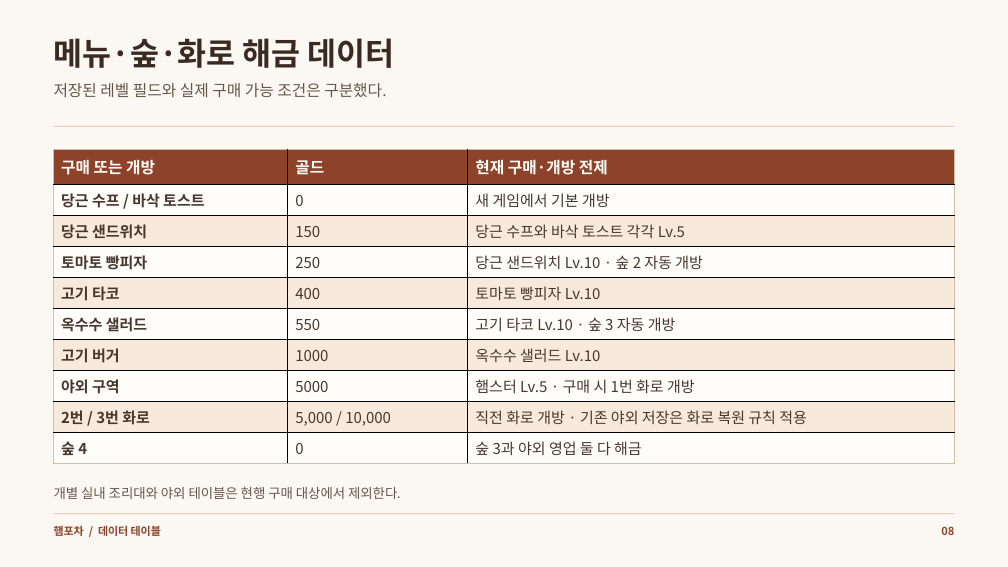
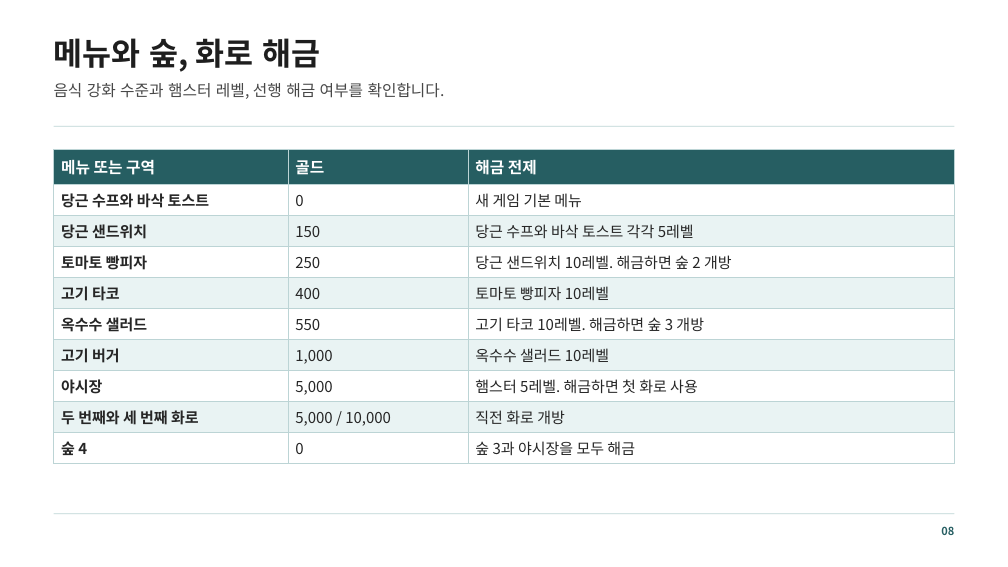
Before and after one commit to mjoon31/mjoon31, a slide deck: slide 8 of docs/assets/resources/ham-pocha/data-tables.pptx. Drawn at 1008x567 pixels with LibreOffice and Linux fonts; fonts in the diff are those of the drawing. Boxes give left, top, right and bottom in pixels: in the first picture for what was removed or moved away, otherwise in the second. Text is boxed around its words. In the diff, an @@ line names an element or a change of style, - is before the commit and + after.

```diff
--- a/docs/assets/resources/ham-pocha/data-tables.pptx
+++ b/docs/assets/resources/ham-pocha/data-tables.pptx
@@ background #FBF8F3 to #FFFFFF @@
@@ text at [54, 38, 320, 72]: text changed; text colour #3B2A22 to #1E1E1E @@
-메뉴·숲·화로 해금 데이터
+메뉴와 숲, 화로 해금
@@ text at [54, 83, 445, 99]: text changed; text colour #67574B to #484848 @@
-저장된 레벨 필드와 실제 구매 가능 조건은 구분했다.
+음식 강화 수준과 햄스터 레벨, 선행 해금 여부를 확인합니다.
@@ rectangle at [54, 126, 955, 127]: fill #D8BCA7 to #BCD4D5 @@
@@ table at [54, 150, 954, 464] @@
-row 1, column 1: 구매 또는 개방
+row 1, column 1: 메뉴 또는 구역
-row 1, column 3: 현재 구매·개방 전제
+row 1, column 3: 해금 전제
-row 2, column 1: 당근 수프 / 바삭 토스트
+row 2, column 1: 당근 수프와 바삭 토스트
-row 2, column 3: 새 게임에서 기본 개방
+row 2, column 3: 새 게임 기본 메뉴
-row 3, column 3: 당근 수프와 바삭 토스트 각각 Lv.5
+row 3, column 3: 당근 수프와 바삭 토스트 각각 5레벨
-row 4, column 3: 당근 샌드위치 Lv.10 · 숲 2 자동 개방
+row 4, column 3: 당근 샌드위치 10레벨. 해금하면 숲 2 개방
-row 5, column 3: 토마토 빵피자 Lv.10
+row 5, column 3: 토마토 빵피자 10레벨
-row 6, column 3: 고기 타코 Lv.10 · 숲 3 자동 개방
+row 6, column 3: 고기 타코 10레벨. 해금하면 숲 3 개방
-row 7, column 2: 1000
+row 7, column 2: 1,000
-row 7, column 3: 옥수수 샐러드 Lv.10
+row 7, column 3: 옥수수 샐러드 10레벨
-row 8: 야외 구역 | 5000 | 햄스터 Lv.5 · 구매 시 1번 화로 개방
+row 8: 야시장 | 5,000 | 햄스터 5레벨. 해금하면 첫 화로 사용
-row 9, column 1: 2번 / 3번 화로
+row 9, column 1: 두 번째와 세 번째 화로
-row 9, column 3: 직전 화로 개방 · 기존 야외 저장은 화로 복원 규칙 적용
+row 9, column 3: 직전 화로 개방
-row 10, column 3: 숲 3과 야외 영업 둘 다 해금
+row 10, column 3: 숲 3과 야시장을 모두 해금
@@ fill #8C4329 to #265E62 in row 1 @@
@@ fill #FFFDF9 to #FFFFFF in 15 cells @@
@@ fill #F7EADD to #E9F3F3 in 12 cells @@
@@ text colour #FFFDF9 to #FFFFFF in "골드" @@
@@ text colour #48372D to #262626 in "0", "당근 샌드위치", "150", "토마토 빵피자" and 9 more places @@
@@ borders changed @@
@@ text removed at [54, 487, 401, 499] @@
-개별 실내 조리대와 야외 테이블은 현행 구매 대상에서 제외한다.
@@ rectangle at [54, 513, 955, 514]: fill #D8BCA7 to #BCD4D5 @@
@@ text removed at [54, 525, 161, 536] @@
-햄포차 / 데이터 테이블
@@ text "08" at [941, 526, 954, 535]: text colour #8C4329 to #265E62 @@
```
Also in this commit, not shown: 11 other slides changed, 9 other files.
